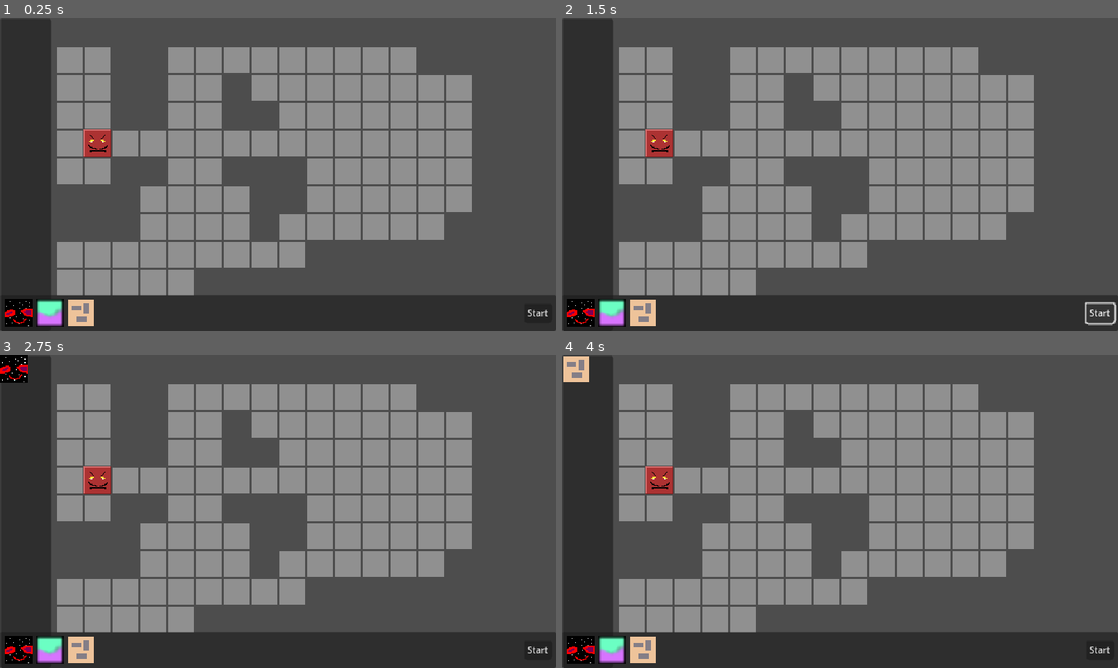
Above: before the commit, frames 1-4 (two rows, left to right).
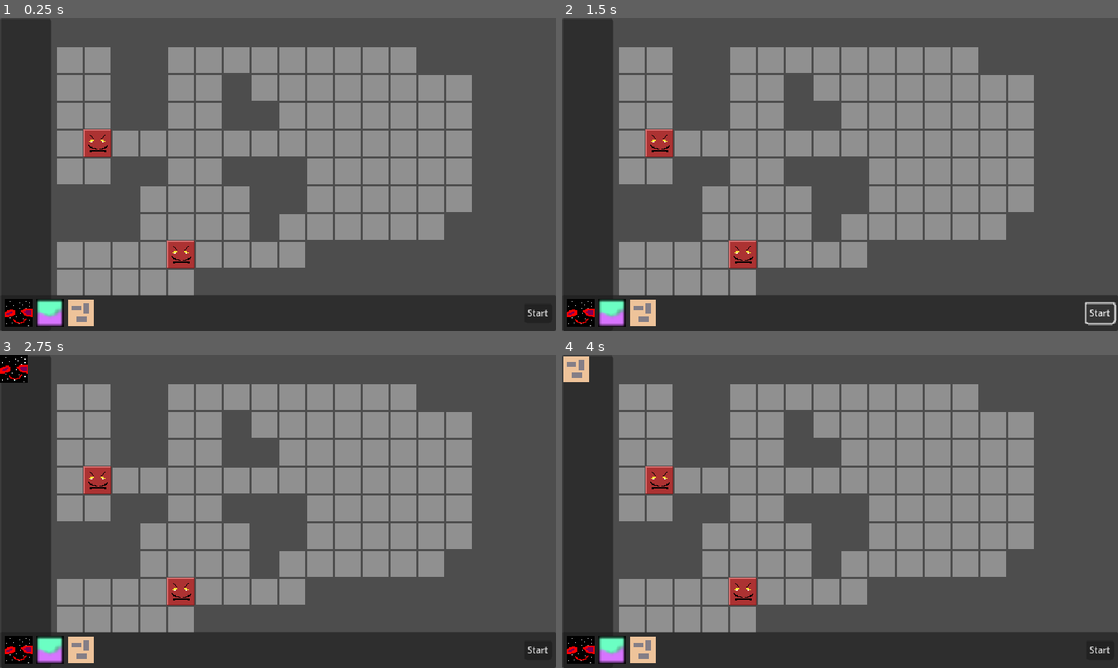
Above: after the commit, the same moments.

Repository: wilkesreid/new-game-project
Game: Godot game, scene res://main.tscn
Same seed, same stepped clock (60 frames per second), same inputs: the game is played once before the commit and once after it.
Inputs (mouse positions are in pixels of both pictures, inside the frame that each line leads up to):
- Up to frame 1 (0.25 s): no input
- Up to frame 2 (1.5 s): click "Start" at 0.5 s; click "Start" at 1.25 s
- Up to frame 3 (2.75 s): click (16, 649) at 2 s
- Up to frame 4 (4 s): click (612, 649) at 2.75 s; click (645, 649) at 3.5 s

The runs differ from the first frame. In frame 1, 0.4% of the frame differs, in the area x 30-35%, y 71-80%; in frame 2, 0.4%; in frame 3, 0.4%; in frame 4, 0.4%.

Commit message:
get rid of individual enemy script

Diff:
--- a/enemies/monstieur/monstieur.gd
+++ /dev/null
@@ -1,5 +0,0 @@
-extends "res://enemy.gd"
-
-func _init() -> void:
-  body = load('res://enemies/monstieur/monstieur_body.tscn')
-  speed = 2
--- a/enemies/monstieur/monstieur.tscn
+++ b/enemies/monstieur/monstieur.tscn
@@ -1,13 +1,17 @@
-[gd_scene load_steps=5 format=3 uid="uid://djc5ql4hifktf"]
+[gd_scene load_steps=6 format=3 uid="uid://djc5ql4hifktf"]
 
-[ext_resource type="Script" path="res://enemies/monstieur/monstieur.gd" id="1_vujsj"]
+[ext_resource type="Script" path="res://enemy.gd" id="1_iv8pi"]
 [ext_resource type="Texture2D" uid="uid://br38c58bwdmnd" path="res://sprites/monstieur.png" id="2_2iele"]
+[ext_resource type="PackedScene" uid="uid://dkjfwand2c22x" path="res://enemies/monstieur/monstieur_body.tscn" id="2_28dlg"]
 [ext_resource type="Script" path="res://ability.gd" id="2_w3t2l"]
 [ext_resource type="Resource" uid="uid://dlvarkplypaay" path="res://abilities/attack.tres" id="3_e3sng"]
 
 [node name="Monstieur" type="Node2D"]
-script = ExtResource("1_vujsj")
+script = ExtResource("1_iv8pi")
+body = ExtResource("2_28dlg")
+max_size = 3
 abilities = Array[ExtResource("2_w3t2l")]([ExtResource("3_e3sng")])
+max_actions = null
 
 [node name="Sprite2D" type="Sprite2D" parent="."]
 texture = ExtResource("2_2iele")
--- a/main.tscn
+++ b/main.tscn
@@ -30,9 +30,9 @@
 
 [node name="Monstieur" parent="." instance=ExtResource("4_n5dff")]
 position = Vector2(96, 128)
-speed = null
-max_size = null
-max_actions = null
+
+[node name="Monstieur2" parent="." instance=ExtResource("4_n5dff")]
+position = Vector2(192, 256)
 
 [node name="Control" type="Control" parent="."]
 layout_mode = 3
